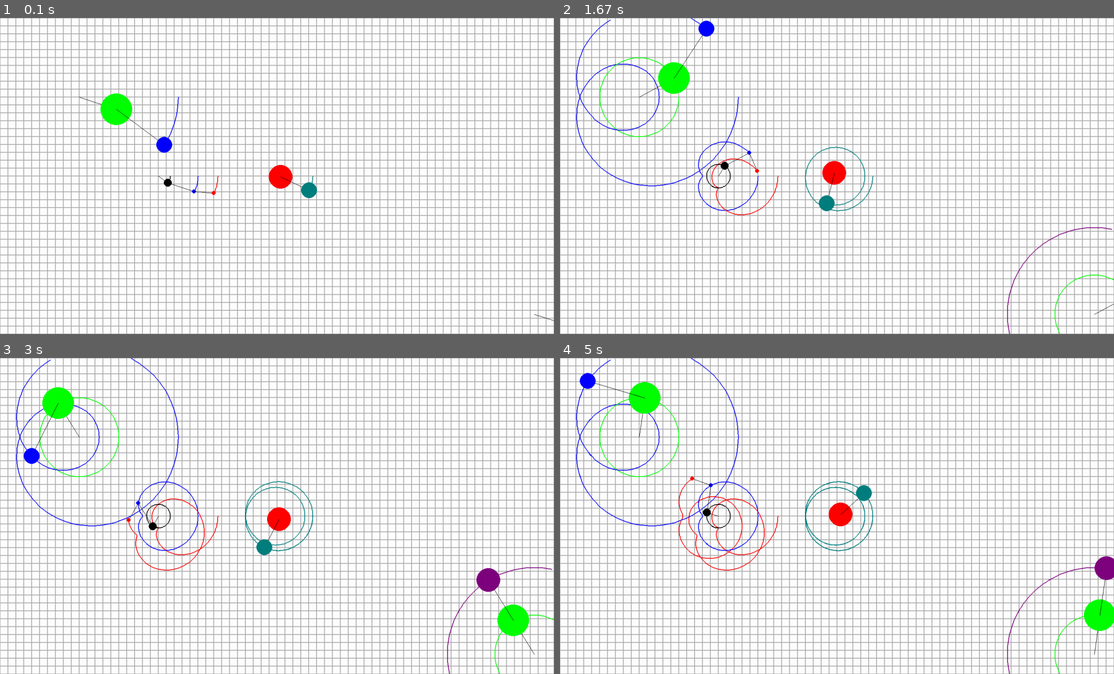
Above: before the commit, frames 1-4 (two rows, left to right).
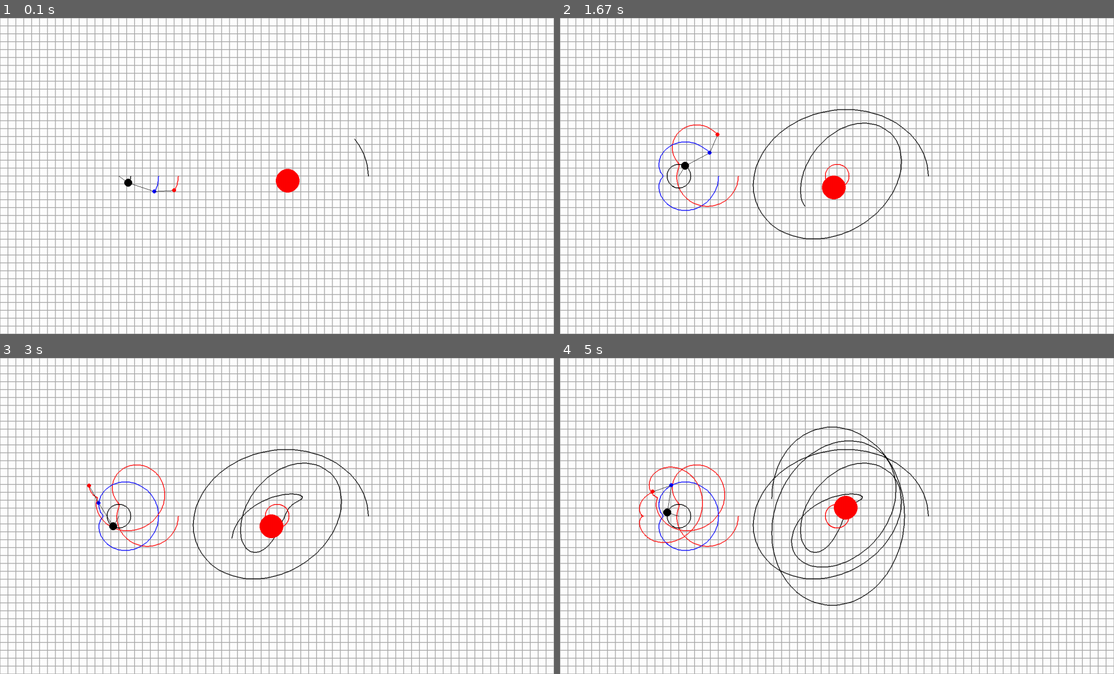
Above: after the commit, the same moments.

Repository: likeinlife/epicycles-simulate
Game: pygame game, started from epicycle/__main__.py
The game is run twice, just before and just after one commit, with the same random seed, the same clock (stepped at 60 frames per second) and the same inputs.
Inputs:
- Up to frame 1 (0.1 s): no input
- Up to frame 2 (1.67 s): no input
- Up to frame 3 (3 s): no input
- Up to frame 4 (5 s): no input

The runs differ from the first frame. In frame 1, 1.2% of the frame differs, in the area x 14-100%, y 23-96%; in frame 2, 3.2%; in frame 3, 4.2%; in frame 4, 5.1%, in the area x 2-100%, y 0-100%.

Commit message:
немного поменял, хз что

Diff:
--- a/epicycle/calculate.py
+++ b/epicycle/calculate.py
@@ -30,7 +30,17 @@
 
 class Point(metaclass=PointCounterMeta):
 
-    def __init__(self, center: Point2D, speed: int, radius: int, size: int, color: tuple[int, int, int]) -> None:
+    def __init__(
+        self,
+        center: Point2D,
+        speed: int,
+        radius: int,
+        size: int,
+        color: tuple[int, int, int],
+        need_to_draw_point: bool = True,
+        need_to_draw_connecting_line: bool = True,
+        need_to_draw_tracer: bool = True,
+    ) -> None:
         """
         Args:
             center (tuple[int, int]): center coordinates: x, y
@@ -42,6 +52,10 @@
         self.radius: int = radius
         self.size: int = size
         self.color: tuple[int, int, int] = color
+        self.need_to_draw_point = need_to_draw_point
+        self.need_to_draw_tracer = need_to_draw_tracer
+        self.need_to_draw_connecting_line = need_to_draw_connecting_line
+
         self.connected_points: list[Point] = []
         self.offset = 0
         self.point = self.calculate_next_point_pos()
@@ -55,10 +69,40 @@
         self.__calculate_connected_points()
         return point
 
-    def create_connected_point(self, speed: int, radius: int, size: int, color: tuple[int, int, int]) -> Point:
-        another_point = Point(self.point, speed, radius, size, color)
+    def create_connected_point(
+        self,
+        speed: int,
+        radius: int,
+        size: int,
+        color: tuple[int, int, int],
+        need_to_draw: bool = True,
+        need_to_draw_connecting_line: bool = True,
+        need_to_draw_tracer: bool = True,
+    ) -> Point:
+        another_point = Point(
+            self.point,
+            speed,
+            radius,
+            size,
+            color,
+            need_to_draw,
+            need_to_draw_connecting_line,
+            need_to_draw_tracer,
+        )
         self.connected_points.append(another_point)
         return another_point
+
+    def disable_point(self):
+        self.need_to_draw_point = False
+        return self
+
+    def disable_tracer(self):
+        self.need_to_draw_tracer = False
+        return self
+
+    def disable_line(self):
+        self.need_to_draw_connecting_line = False
+        return self
 
     def __calculate_connected_points(self):
         for point in self.connected_points:
--- a/epicycle/create_points.py
+++ b/epicycle/create_points.py
@@ -1,15 +1,16 @@
 from .config import Colors, Config
 from .calculate import Point, Point2D
 
-point1 = Point(Point2D(400, 400), 200, 30, 10, Colors.BLACK)
+point1 = Point(Point2D(300, 400), 200, 30, 10, Colors.BLACK)
 point2 = point1.create_connected_point(100, 70, 5, Colors.BLUE)
-point2.create_connected_point(20, 50, 5, Colors.RED)
+point2.create_connected_point(-20, 50, 5, Colors.RED)
 
-point3 = Point(Point2D(200, 200), 100, 100, 40, Colors.GREEN)
-point_4 = point3.create_connected_point(200, 150, 20, Colors.BLUE)
+# point3 = Point(Point2D(200, 200), 100, 100, 40, Colors.GREEN)
+# point_4 = point3.create_connected_point(200, 150, 20, Colors.BLUE)
 
-point_low_edge = Point(Point2D(Config.SCREEN_WIDTH - 50, Config.SCREEN_HEIGHT - 50), 100, 100, 40, Colors.GREEN)
-point_low_edge.create_connected_point(100, 120, 30, Colors.MAGENTA)
+# point_low_edge = Point(Point2D(Config.SCREEN_WIDTH - 50, Config.SCREEN_HEIGHT - 50), 100, 100, 40, Colors.GREEN)
+# point_low_edge.create_connected_point(100, 120, 30, Colors.MAGENTA)
 
-middle_point = Point(Point2D(Config.SCREEN_WIDTH // 2, Config.SCREEN_HEIGHT // 2), 70, 10, 30, Colors.RED)
-middle_point.create_connected_point(140, 80, 20, Colors.CYAN)
+middle_point = Point(Point2D(Config.SCREEN_WIDTH // 2, Config.SCREEN_HEIGHT // 2), 140, 30, 30, Colors.RED)
+mid_p_2 = middle_point.create_connected_point(-200, 80, 20, Colors.CYAN, False, False, False)
+mid_p_2.create_connected_point(-160, 120, 5, Colors.BLACK).disable_point().disable_line()
--- a/epicycle/drawer.py
+++ b/epicycle/drawer.py
@@ -12,14 +12,16 @@
 
 def draw_point(surface, point: Point, tracers_surface):
     first_point = point.point.coordinates
-    if validate_coordinates(point.point):
-        pg.draw.circle(surface, Colors.TRANSPARENT, point.point.coordinates, point.size)
+
     point.calculate_next_point_pos()
-    pg.draw.line(surface, Colors.CONNECT_COLOR, point.point.coordinates, point.center.coordinates)
     if validate_coordinates(point.point):
         second_point = point.point.coordinates
-        pg.draw.line(tracers_surface, point.color, first_point, second_point, 2)
-        pg.draw.circle(surface, point.color, point.point.coordinates, point.size)
+        if point.need_to_draw_tracer:  # tracer
+            pg.draw.line(tracers_surface, point.color, first_point, second_point, 2)
+        if point.need_to_draw_connecting_line:  # connecting line
+            pg.draw.line(surface, Colors.CONNECT_COLOR, point.point.coordinates, point.center.coordinates)
+        if point.need_to_draw_point:  # point
+            pg.draw.circle(surface, point.color, point.point.coordinates, point.size)
 
 
 def validate_coordinates(coordinates: Point2D) -> bool:
